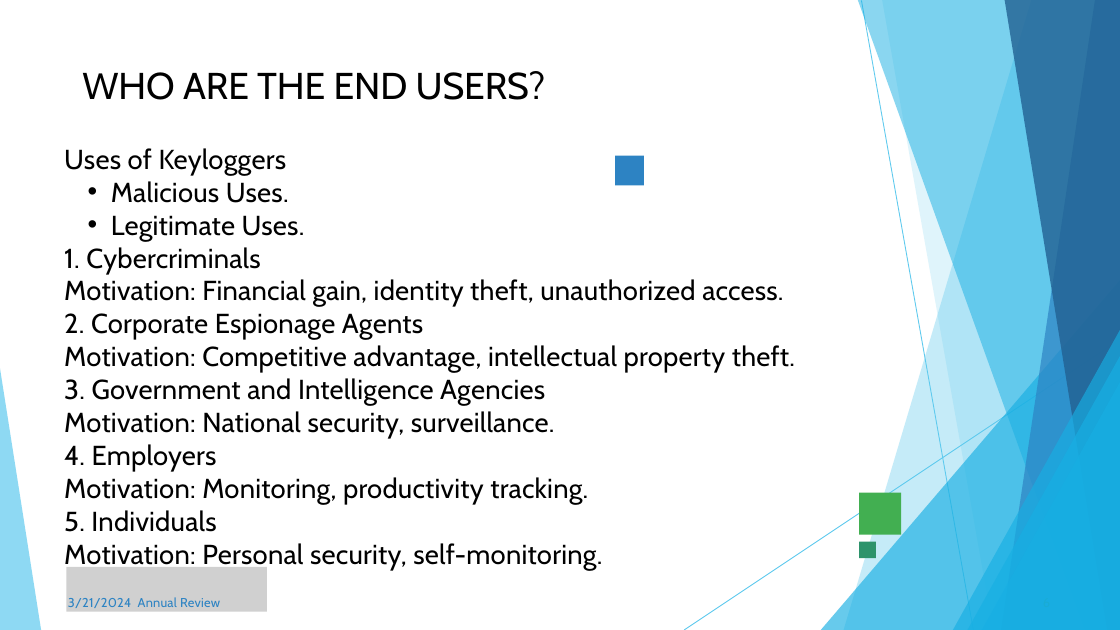
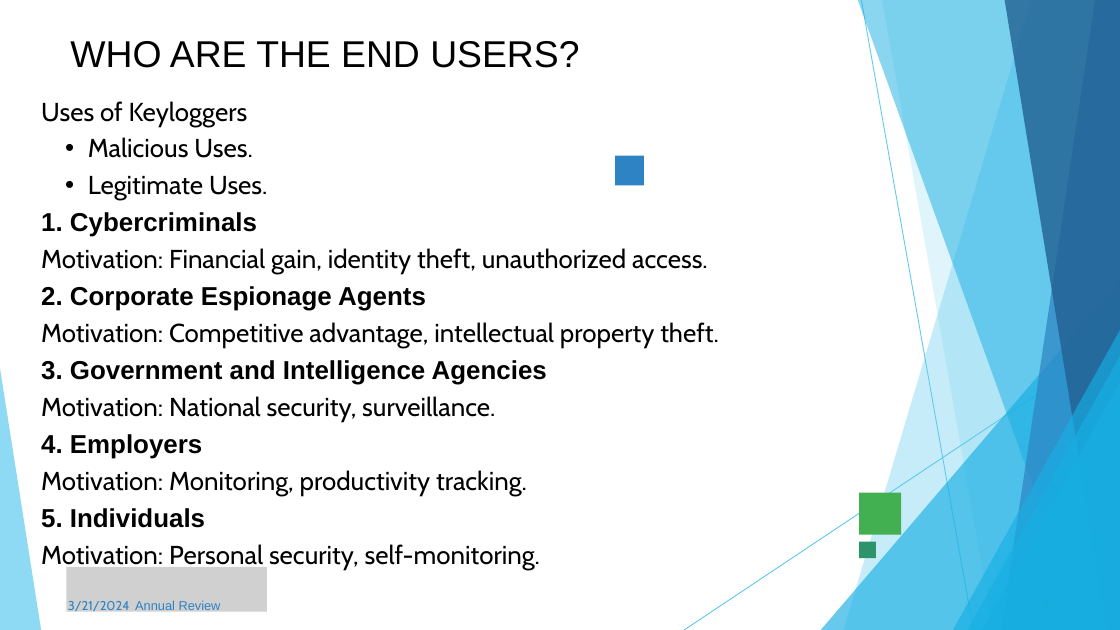
Before and after one commit to aishu-v1717/keylogger, a slide deck: slide 6 of AISH PROJECTs.pptx.pptx. Drawn at 1120x630 pixels with LibreOffice and Linux fonts; fonts in the diff are those of the drawing; grey boxes stand for pictures. Boxes give left, top, right and bottom in pixels: in the first picture for what was removed or moved away, otherwise in the second. Text is boxed around its words. In the diff, an @@ line names an element or a change of style, - is before the commit and + after.

```diff
--- a/AISH PROJECTs.pptx.pptx
+++ b/AISH PROJECTs.pptx.pptx
@@ text "WHO ARE THE END USERS?": place and size @@
-text "WHO ARE THE END USERS?" at box(82, 71, 546, 100)
+text "WHO ARE THE END USERS?" at box(70, 41, 579, 68)
@@ text "WHO ARE THE END USERS?" at box(70, 41, 579, 68): font Cabin to Arial, letter spacing -0.1 to 0 pt; line spacing 57.6pt to 1.2 @@
@@ text "Uses of Keyloggers": place and size @@
-text "Uses of Keyloggers" at box(64, 148, 795, 570)
+text "Uses of Keyloggers" at box(41, 101, 719, 570)
@@ text "Uses of Keyloggers" at box(41, 101, 719, 570): size 35.3 to 33.3 pt, letter spacing 0.3 to 0 pt; font Cabin to Arial, bold on in "1. Cybercriminals", "2. Corporate Espionage Agents", "3. Government and Intelligence Agencies", "4. Employers" and 1 more places; line spacing 42.3pt to 1.2; indent changed @@
@@ text "3/21/2024 Annual Review" at box(68, 600, 221, 614): font Cabin to Arial in "Annual Review"; letter spacing 0.3 to 0 pt; line spacing 19.8pt to 1.2 @@
```
Also in this commit, not shown: 16 other slides changed.
